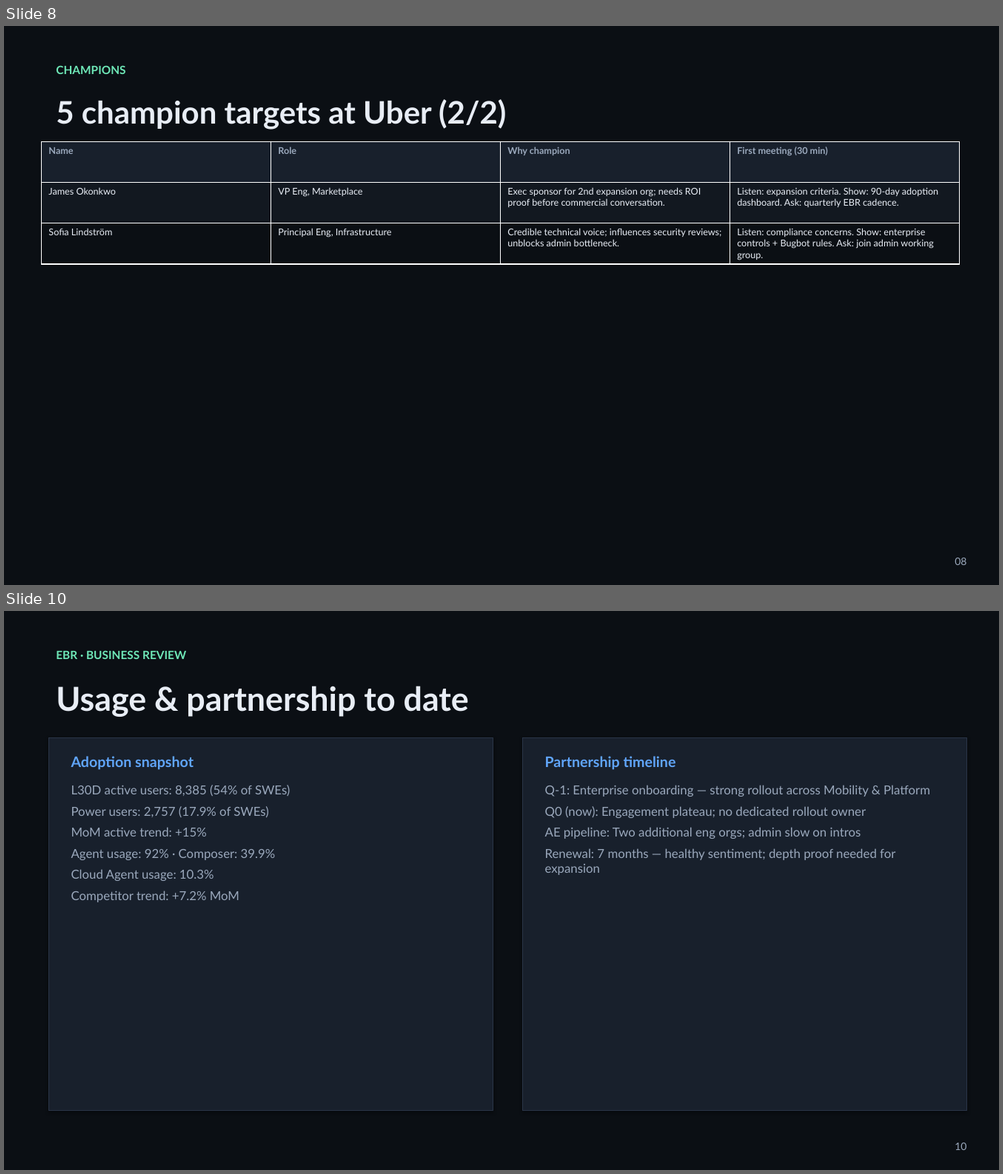
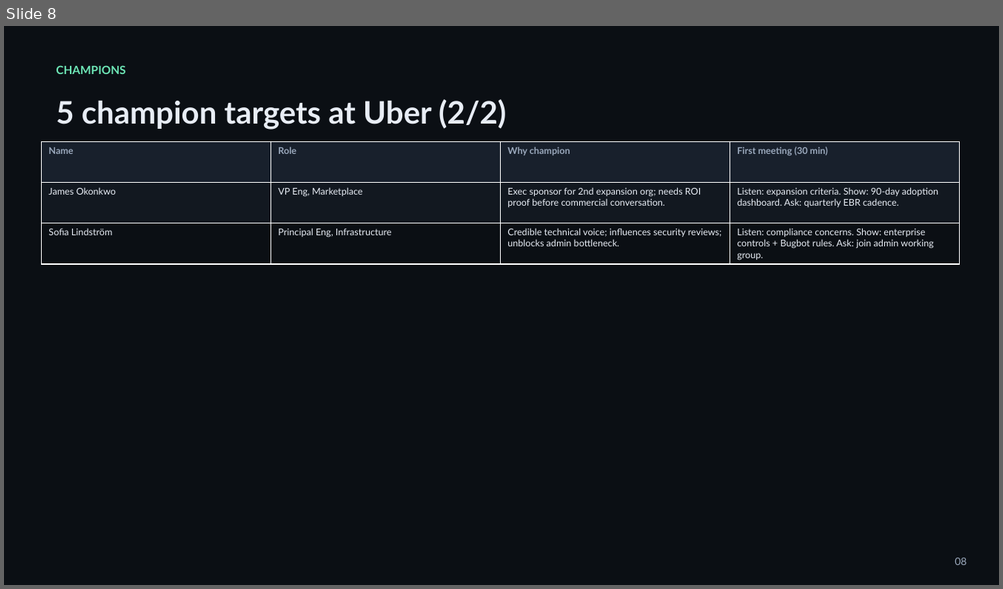
Before and after one commit to gsmith432/DEMO-blender, a slide deck: ebr-interview-deck/Executive_Business_Review_ADM_Interview.pptx. Shown one above the other, each under a label of ours: slides 8 and 10 before the commit, slide 8 after it; the slides between them are not shown. The pictures are 1003x1174 and 1003x589 pixels, drawn with LibreOffice and Linux fonts; fonts in the diff are those of the drawing. Boxes give left, top, right and bottom in pixels: in the first picture for what was removed or moved away, otherwise in the second. Text is boxed around its words. In the diff, an @@ line names an element or a change of style, - is before the commit and + after.

```diff
--- a/ebr-interview-deck/Executive_Business_Review_ADM_Interview.pptx
+++ b/ebr-interview-deck/Executive_Business_Review_ADM_Interview.pptx
@@ slide 10 removed at (4, 611, 999, 1170), background #0B0F14 @@
@@ text removed at (56, 650, 186, 659) @@
-EBR · BUSINESS REVIEW
@@ text removed at (56, 686, 469, 717) @@
-Usage & partnership to date
@@ rectangle removed at (48, 738, 492, 1111) @@
@@ rectangle removed at (523, 738, 967, 1111) @@
@@ text removed at (71, 756, 193, 770) @@
-Adoption snapshot
@@ text removed at (545, 756, 676, 770) @@
-Partnership timeline
@@ text removed at (71, 785, 290, 903) @@
-L30D active users: 8,385 (54% of SWEs)
-Power users: 2,757 (17.9% of SWEs)
-MoM active trend: +15%
-Agent usage: 92% · Composer: 39.9%
-Cloud Agent usage: 10.3%
-Competitor trend: +7.2% MoM
@@ text removed at (545, 785, 930, 875) @@
-Q-1: Enterprise onboarding — strong rollout across Mobility & Platform
-Q0 (now): Engagement plateau; no dedicated rollout owner
-AE pipeline: Two additional eng orgs; admin slow on intros
-Renewal: 7 months — healthy sentiment; depth proof needed for expansion
@@ text removed at (954, 1143, 966, 1150) @@
-10
```
Also in this commit, not shown: 10 slides changed, 4 slides added, 3 other slides removed, 1 other file.
